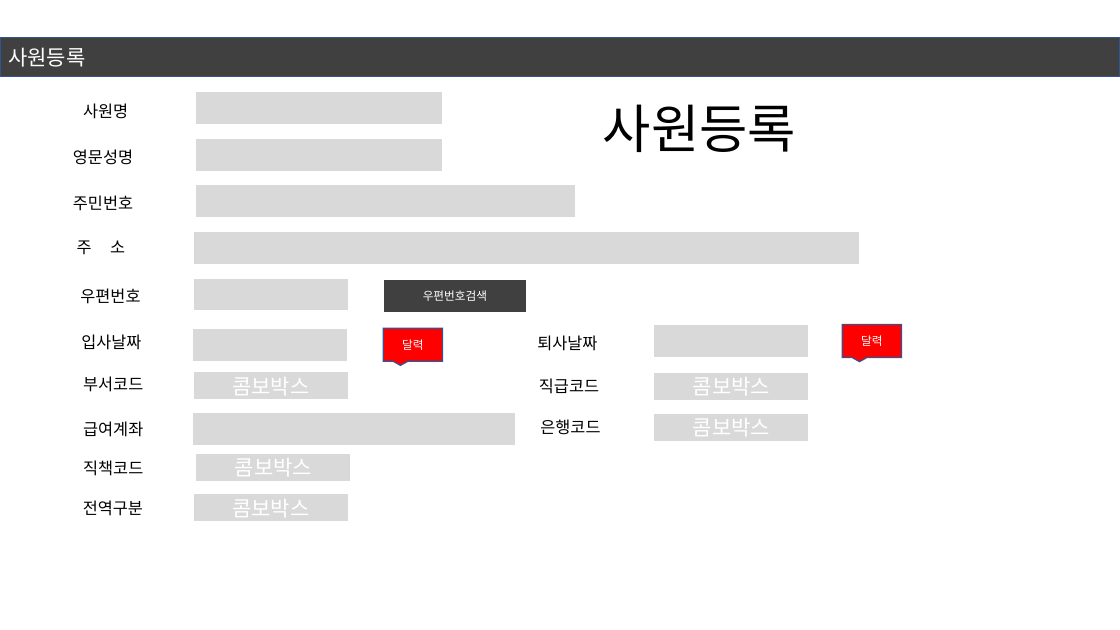
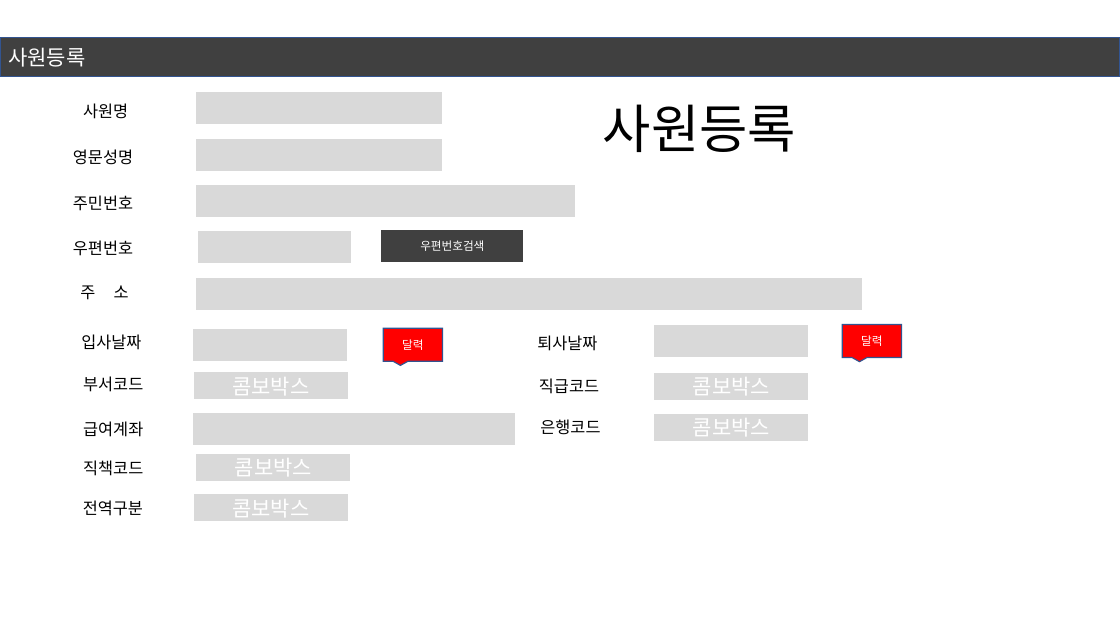
Before and after one commit to whoarey2/WAS, a slide deck: slide 5 of view.pptx. Drawn at 1120x630 pixels with LibreOffice and Linux fonts; fonts in the diff are those of the drawing. Boxes give left, top, right and bottom in pixels: in the first picture for what was removed or moved away, otherwise in the second. Text is boxed around its words. In the diff, an @@ line names an element or a change of style, - is before the commit and + after.

```diff
--- a/view.pptx
+++ b/view.pptx
@@ text "우편번호": place and size @@
-text "우편번호" at (80,288,140,304)
+text "우편번호" at (73,240,133,256)
@@ rectangle: place and size @@
-rectangle at (193,278,348,311)
+rectangle at (197,230,352,263)
@@ rectangle "우편번호검색": place and size @@
-rectangle "우편번호검색" at (383,280,527,313)
+rectangle "우편번호검색" at (381,229,524,262)
@@ text "주 소": place and size @@
-text "주 소" at (77,240,125,255)
+text "주 소" at (80,285,129,300)
@@ rectangle: place and size @@
-rectangle at (193,232,860,265)
+rectangle at (196,278,863,311)
```
Also in this commit, not shown: 3 other files.
